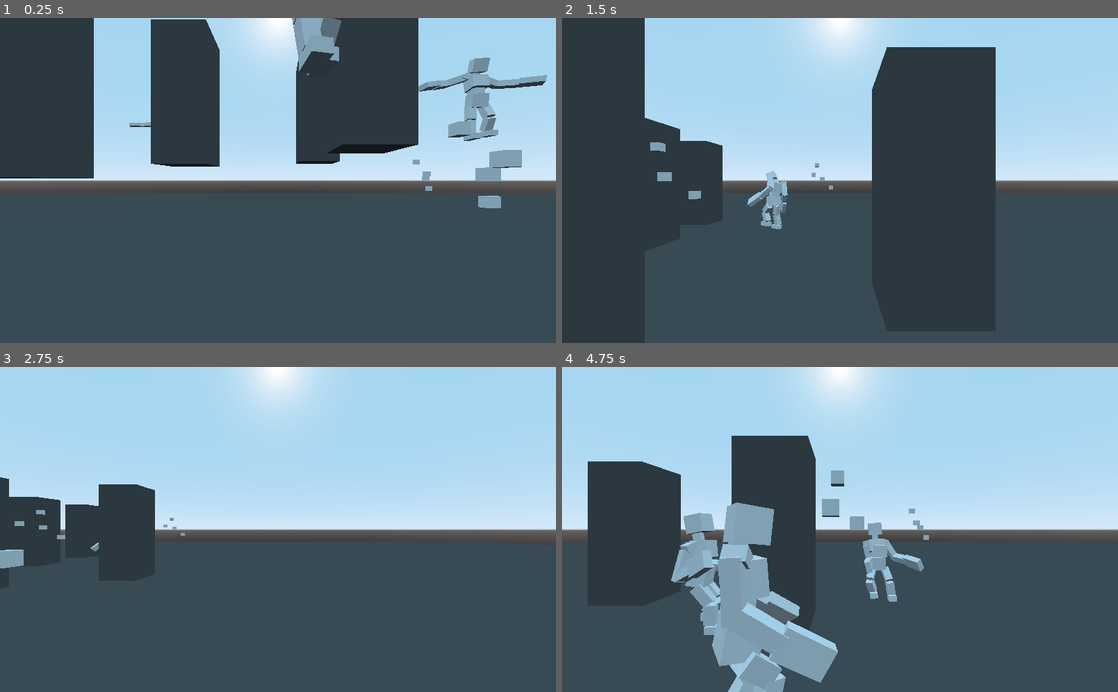
Above: before the commit, frames 1-4 (two rows, left to right).
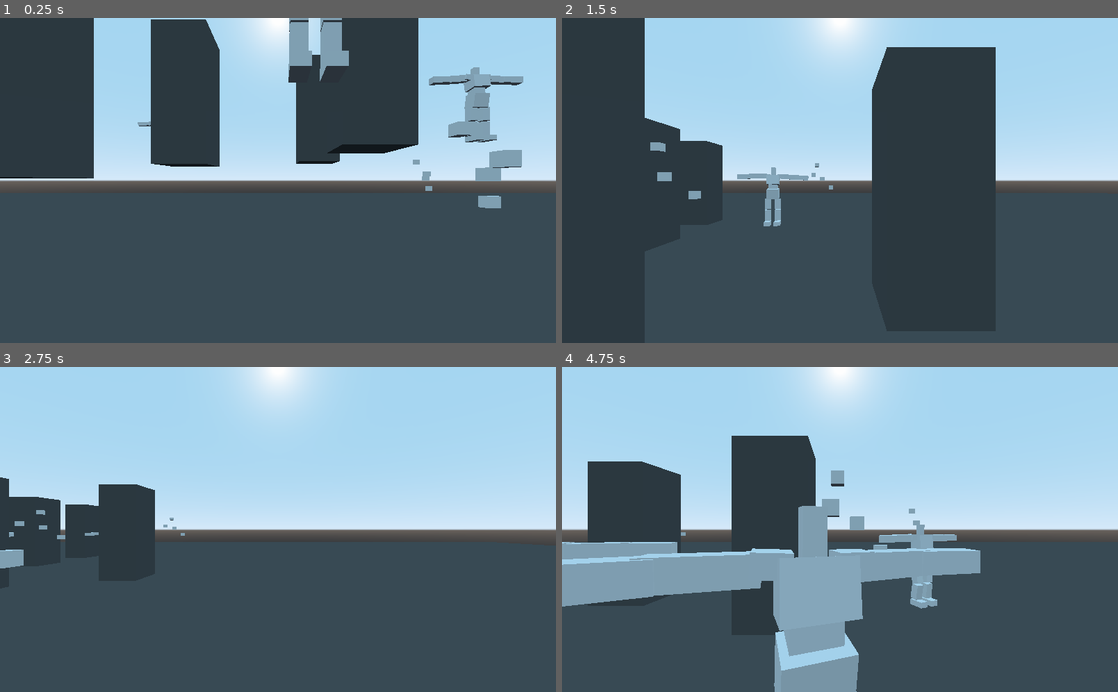
Above: after the commit, the same moments.

Repository: Schonn/GodotActiveRagdoll
Game: Godot game, scene res://Environments/BaseWorld.tscn
Same seed, same stepped clock (60 frames per second), same inputs: the game is played once before the commit and once after it.
Inputs (mouse positions are in pixels of both pictures, inside the frame that each line leads up to):
- Up to frame 1 (0.25 s): no input
- Up to frame 2 (1.5 s): move the mouse to (962, 164) at 0.52 s; hold D (gred_straferight) 0.53-1.28 s; hold Right mouse button (gred_playerpickup) 0.53-1.28 s; move the mouse to (728, 196) at 1.27 s; hold S (gred_backwards) from 1.28 s (still down); click (728, 196) at 1.35 s
- Up to frame 3 (2.75 s): move the mouse to (333, 458) at 2.02 s; release S (gred_backwards) at 2.03 s; hold D (gred_straferight) from 2.03 s (still down); hold Right mouse button (gred_playerpickup) from 2.03 s (still down)
- Up to frame 4 (4.75 s): move the mouse to (812, 594) at 2.77 s; release D (gred_straferight) at 2.78 s; release Right mouse button (gred_playerpickup) at 2.78 s; hold W (gred_forwards) 2.78-3.53 s; click (812, 594) at 2.85 s; move the mouse to (1006, 578) at 3.52 s; hold Right mouse button (gred_playerpickup) 3.53-4.28 s; hold A (gred_strafeleft) from 3.53 s (still down); move the mouse to (673, 480) at 4.27 s; click (673, 480) at 4.35 s

The runs differ from the first frame. In frame 1, 2.0% of the frame differs, in the area x 23-99%, y 0-39%; in frame 2, 0.6%; in frame 3, less than 0.1%; in frame 4, 19%, in the area x 0-76%, y 41-100%.
Error in both runs: Invalid call to function 'project_position' in base 'Camera'. Expected 2 arguments. (res://Objects/Characters/Player/Player.gd:37)

Commit message:
visibility distance and mesh swap features

Diff:
--- a/charactersim/Environments/BaseWorld.gd
+++ b/charactersim/Environments/BaseWorld.gd
@@ -242,54 +242,64 @@
 	swappingPart.set_meta("currentDisplayedMesh",newVisibleMesh)
 
 #animate mesh changes using mesh visibility
-func _animateMeshSwap(meshCollectionNodeName,swappingPart,isAttachingMesh,meshSwapType,emotionValue):
-	if(swappingPart.has_node(meshCollectionNodeName)): #different mesh collections can be used as 'skins' based on context
-		var meshCollectionNode = swappingPart.get_node(meshCollectionNodeName) #node containing specifically labeled mesh nodes
-		if(meshCollectionNode.get_children() != []): #if there are meshes there
-			if not (swappingPart.has_meta("currentDisplayedMesh")): #make attachments last a finite time
+func _animateMeshSwap(swappingPart,isAttachingMesh,meshSwapType,emotionValue,specificMeshObject):
+	var meshCollectionNode = swappingPart
+	if(meshCollectionNode.get_children() != []): #if there are meshes there
+		if not (swappingPart.has_meta("currentDisplayedMesh")): #make attachments last a finite time
+			for meshToHide in meshCollectionNode.get_children():
+				meshToHide.set_visible(false)
+			swappingPart.set_meta("currentDisplayedMesh",meshCollectionNode.get_children()[0])
+		if(meshSwapType == "expressiveMesh"): #meshes which change according to emotion value
+			if(meshCollectionNode.has_node("mesh_emotion" + str(emotionValue))):
+				self._meshVisibilitySwap(swappingPart,meshCollectionNode.get_node("mesh_emotion" + str(emotionValue)))
+		if(meshSwapType == "expressiveMeshBlinking"): #meshes which change according to emotion value and randomly 'blink'
+			var swapMeshName = "mesh_emotion" + str(emotionValue) #include blinking
+			if not (swappingPart.has_meta("meshBlinkDelayTime") and swappingPart.has_meta("meshBlinkOnTime")):
+				swappingPart.set_meta("meshBlinkDelayTime",500) #set up blink meta values if not already set up
+				swappingPart.set_meta("meshBlinkOnTime",10)
+			if(swappingPart.get_meta("meshBlinkDelayTime") == 0): #if the delay has passed between blinks, switch mesh to blinking version
+				swapMeshName = "mesh_emotion" + str(emotionValue) + "_blink"
+				if(swappingPart.get_meta("meshBlinkOnTime") == 0): #if the delay for keeping the blink on has passed, return to non blinking and start timers again
+					swapMeshName = "mesh_emotion" + str(emotionValue)
+					swappingPart.set_meta("meshBlinkDelayTime",int(rand_range(10,500)))
+					swappingPart.set_meta("meshBlinkOnTime",int(rand_range(5,10)))
+				else: #decrement blinking on timer
+					swappingPart.set_meta("meshBlinkOnTime",swappingPart.get_meta("meshBlinkOnTime")-1)
+			else: #decrement time between blinks timer
+				swappingPart.set_meta("meshBlinkDelayTime",swappingPart.get_meta("meshBlinkDelayTime")-1)
+			if(meshCollectionNode.has_node(swapMeshName)):  #apply chosen mesh, blinking or unblinking
+				self._meshVisibilitySwap(swappingPart,meshCollectionNode.get_node(swapMeshName))
+		elif(meshSwapType == "randomInitialMesh"):
+			if not (swappingPart.has_meta("isInitialMeshChosen")):
+				swappingPart.set_meta("isInitialMeshChosen",false)
+			if(swappingPart.get_meta("isInitialMeshChosen") == false):
 				for meshToHide in meshCollectionNode.get_children():
 					meshToHide.set_visible(false)
-				swappingPart.set_meta("currentDisplayedMesh",meshCollectionNode.get_children()[0])
-			if(meshSwapType == "expressiveMesh"): #meshes which change according to emotion value
-				if(meshCollectionNode.has_node("mesh_emotion" + str(emotionValue))):
-					self._meshVisibilitySwap(swappingPart,meshCollectionNode.get_node("mesh_emotion" + str(emotionValue)))
-			if(meshSwapType == "expressiveMeshBlinking"): #meshes which change according to emotion value and randomly 'blink'
-				var swapMeshName = "mesh_emotion" + str(emotionValue) #include blinking
-				if not (swappingPart.has_meta("meshBlinkDelayTime") and swappingPart.has_meta("meshBlinkOnTime")):
-					swappingPart.set_meta("meshBlinkDelayTime",500) #set up blink meta values if not already set up
-					swappingPart.set_meta("meshBlinkOnTime",10)
-				if(swappingPart.get_meta("meshBlinkDelayTime") == 0): #if the delay has passed between blinks, switch mesh to blinking version
-					swapMeshName = "mesh_emotion" + str(emotionValue) + "_blink"
-					if(swappingPart.get_meta("meshBlinkOnTime") == 0): #if the delay for keeping the blink on has passed, return to non blinking and start timers again
-						swapMeshName = "mesh_emotion" + str(emotionValue)
-						swappingPart.set_meta("meshBlinkDelayTime",int(rand_range(10,500)))
-						swappingPart.set_meta("meshBlinkOnTime",int(rand_range(5,10)))
-					else: #decrement blinking on timer
-						swappingPart.set_meta("meshBlinkOnTime",swappingPart.get_meta("meshBlinkOnTime")-1)
-				else: #decrement time between blinks timer
-					swappingPart.set_meta("meshBlinkDelayTime",swappingPart.get_meta("meshBlinkDelayTime")-1)
-				if(meshCollectionNode.has_node(swapMeshName)):  #apply chosen mesh, blinking or unblinking
-					self._meshVisibilitySwap(swappingPart,meshCollectionNode.get_node(swapMeshName))
-			elif(meshSwapType == "randomInitialMesh"):
-				if not (swappingPart.has_meta("isInitialMeshChosen")):
-					swappingPart.set_meta("isInitialMeshChosen",false)
-				if(swappingPart.get_meta("isInitialMeshChosen") == false):
+				var pickedRandomMesh = meshCollectionNode.get_children()[randi() % meshCollectionNode.get_children().size()]
+				self._meshVisibilitySwap(swappingPart,pickedRandomMesh)
+				swappingPart.set_meta("isInitialMeshChosen",true)
+		elif(meshSwapType == "specificMesh"): #switch to a specific mesh
+			if not (swappingPart.has_meta("specificMeshName")):
+				swappingPart.set_meta("specificMeshName","NONE")
+			if(specificMeshObject != null):
+				if(swappingPart.get_meta("specificMeshName") != specificMeshObject.name):
 					for meshToHide in meshCollectionNode.get_children():
-						meshToHide.set_visible(false)
-					var pickedRandomMesh = meshCollectionNode.get_children()[randi() % meshCollectionNode.get_children().size()]
-					self._meshVisibilitySwap(swappingPart,pickedRandomMesh)
-					swappingPart.set_meta("isInitialMeshChosen",true)
-			#swap to an attached mesh when the mesh attaches to something,
-			#overrides other mesh swaps when enabled
-			if(isAttachingMesh == true):
-				if not (swappingPart.has_meta("isAttached")):
-					swappingPart.set_meta("isAttached",false)
-				if(swappingPart.get_meta("isAttached") == true):
-					if(meshCollectionNode.has_node("mesh_attached")):
-						self._meshVisibilitySwap(swappingPart,meshCollectionNode.get_node("mesh_attached"))
-				elif(meshSwapType == "attachMesh"): #if the mesh swap is for attach only, revert to neutral pose when not attached
-					if(meshCollectionNode.has_node("mesh_unattached")):
-						self._meshVisibilitySwap(swappingPart,meshCollectionNode.get_node("mesh_unattached"))
+						if(meshToHide.name == specificMeshObject.name):
+							meshToHide.set_visible(true)
+						else:
+							meshToHide.set_visible(false)
+					swappingPart.set_meta("specificMeshName",specificMeshObject.name)
+		#swap to an attached mesh when the mesh attaches to something,
+		#overrides other mesh swaps when enabled
+		if(isAttachingMesh == true):
+			if not (swappingPart.get_parent().has_meta("isAttached")):
+				swappingPart.get_parent().set_meta("isAttached",false)
+			if(swappingPart.get_parent().get_meta("isAttached") == true):
+				if(meshCollectionNode.has_node("mesh_attached")):
+					self._meshVisibilitySwap(swappingPart,meshCollectionNode.get_node("mesh_attached"))
+			elif(meshSwapType == "attachMesh"): #if the mesh swap is for attach only, revert to neutral pose when not attached
+				if(meshCollectionNode.has_node("mesh_unattached")):
+					self._meshVisibilitySwap(swappingPart,meshCollectionNode.get_node("mesh_unattached"))
 
 
 #get an action suitable for the a specific character state
@@ -341,37 +351,40 @@
 func _physics_process(delta):
 	#object for performing comparisons
 	var currentCompareObject = self.get_children()[sceneScanIterate]
+
 	#second scan to compare scene objects
 	var randomSceneRangeMax = int(rand_range(1,50))
 	if(randomSceneRangeMax > len(self.get_children())):
 			randomSceneRangeMax = len(self.get_children())
 	for sceneObjectNumber in range(0,randomSceneRangeMax):
 		var currentObject = self.get_children()[sceneObjectNumber]
-		#set a focus on a new object if the focus time for an old object has run out
-		if("focusTarget" in currentObject and "focusTime" in currentObject):
-			#if the current focus object has been looked at enough, it isnt the self object and it has some inner parts to focus on, focus on it
-			if(currentObject.focusTime <= 0 and currentCompareObject != currentObject and "focusPartList" in currentCompareObject and "obstacleArea" in currentCompareObject):
-				currentObject.focusTarget = currentCompareObject
-				currentObject.focusTime = int(rand_range(currentObject.focusTimeMax*0.3,currentObject.focusTimeMax))
-				print("switched " + currentObject.name + " focus to " + currentObject.focusTarget.name)
-				currentObject.focusSubTime = -1 #switching focus needs to reset the sub focus
+		#set a focus on a new object if the focus time for an old object has run out and the object is close enough
+		if("targetDistanceLimit" in currentObject and "targetDistanceReference" in currentObject):
+			if(self._getDistance(currentCompareObject,currentObject.targetDistanceReference) < currentObject.targetDistanceLimit):
+				if("focusTarget" in currentObject and "focusTime" in currentObject):
+					#if the current focus object has been looked at enough, it isnt the self object and it has some inner parts to focus on, focus on it
+					if(currentObject.focusTime <= 0 and currentCompareObject != currentObject and "focusPartList" in currentCompareObject and "obstacleArea" in currentCompareObject):
+						currentObject.focusTarget = currentCompareObject
+						currentObject.focusTime = int(rand_range(currentObject.focusTimeMax*0.3,currentObject.focusTimeMax))
+						print("switched " + currentObject.name + " focus to " + currentObject.focusTarget.name)
+						currentObject.focusSubTime = -1 #switching focus needs to reset the sub focus
+					else:
+						currentObject.focusTime -= 1
+		#change emotion value depending on target object
+		if("emotionValue" in currentObject and "traitPerceptions" in currentObject and currentObject.focusTarget != null and "emotionChangeCounter" in currentObject and "emotionCounterMax" in currentObject):
+			if(currentObject.emotionChangeCounter == 0):
+				if("characterTraits" in currentObject.focusTarget):
+					var newEmotionValue = 3
+					for otherCharacterTrait in currentObject.focusTarget.characterTraits:
+						#multiply the amount by which the other character has a certain trait
+						#by the amount by which this character likes or dislikes that trait
+						#and add it (or subtract it if negative) to the emotion value which defaults at 3 (neutral)
+						newEmotionValue = newEmotionValue + (currentObject.traitPerceptions[otherCharacterTrait[0]] * otherCharacterTrait[1])
+					currentObject.emotionValue = clamp(round(newEmotionValue),0,6) #round value
+					print(currentObject.name + " changed emotion to " + str(currentObject.emotionValue) + " because of seeing " + currentObject.focusTarget.name)
+				currentObject.emotionChangeCounter = currentObject.emotionCounterMax
 			else:
-				currentObject.focusTime -= 1
-			#change emotion value depending on target object
-			if("emotionValue" in currentObject and "traitPerceptions" in currentObject and currentObject.focusTarget != null and "emotionChangeCounter" in currentObject and "emotionCounterMax" in currentObject):
-				if(currentObject.emotionChangeCounter == 0):
-					if("characterTraits" in currentObject.focusTarget):
-						var newEmotionValue = 3
-						for otherCharacterTrait in currentObject.focusTarget.characterTraits:
-							#multiply the amount by which the other character has a certain trait
-							#by the amount by which this character likes or dislikes that trait
-							#and add it (or subtract it if negative) to the emotion value which defaults at 3 (neutral)
-							newEmotionValue = newEmotionValue + (currentObject.traitPerceptions[otherCharacterTrait[0]] * otherCharacterTrait[1])
-						currentObject.emotionValue = clamp(round(newEmotionValue),0,6) #round value
-						print(currentObject.name + " changed emotion to " + str(currentObject.emotionValue) + " because of seeing " + currentObject.focusTarget.name)
-					currentObject.emotionChangeCounter = currentObject.emotionCounterMax
-				else:
-					currentObject.emotionChangeCounter -= 1
+				currentObject.emotionChangeCounter -= 1
 		if("focusSubTarget" in currentObject and "focusSubTime" in currentObject):
 			#quickly change between sub focus objects
 			if(currentObject.focusTarget != null):
@@ -584,39 +597,47 @@
 				if(movingPart.has_meta("meshSwapType")):
 					#swap mesh in response to an attachment
 					if(movingPart.get_meta("meshSwapType") == "attachSwap"):
-						self._animateMeshSwap(movingPart.get_meta("meshCollectionName"),
-												movingPart,
+						self._animateMeshSwap(movingPart,
 												true,
 												"attachMesh",
-												currentObject.emotionValue)
+												currentObject.emotionValue,
+												null)
 					#mesh swap for emotion numbers which falls back to attach swap when attached
 					elif(movingPart.get_meta("meshSwapType") == "expressiveSwapWithAttach"):
-						self._animateMeshSwap(movingPart.get_meta("meshCollectionName"),
-												movingPart,
+						self._animateMeshSwap(movingPart,
 												true,
 												"expressiveMesh",
-												currentObject.emotionValue)
+												currentObject.emotionValue,
+												null)
 					#mesh swap for emotion numbers
 					elif(movingPart.get_meta("meshSwapType") == "expressiveSwap"):
-						self._animateMeshSwap(movingPart.get_meta("meshCollectionName"),
-												movingPart,
+						self._animateMeshSwap(movingPart,
 												false,
 												"expressiveMesh",
-												currentObject.emotionValue)
+												currentObject.emotionValue,
+												null)
 					#mesh swap for emotion numbers with blink
 					elif(movingPart.get_meta("meshSwapType") == "expressiveSwapBlink"):
-						self._animateMeshSwap(movingPart.get_meta("meshCollectionName"),
-												movingPart,
+						self._animateMeshSwap(movingPart,
 												false,
 												"expressiveMeshBlinking",
-												currentObject.emotionValue)
+												currentObject.emotionValue,
+												null)
 					#mesh swap for picking a random initial mesh once only
 					elif(movingPart.get_meta("meshSwapType") == "randomInitialSwap"):
-						self._animateMeshSwap(movingPart.get_meta("meshCollectionName"),
-												movingPart,
+						self._animateMeshSwap(movingPart,
 												false,
 												"randomInitialMesh",
-												currentObject.emotionValue)
+												currentObject.emotionValue,
+												null)
+
+					#mesh swap for picking a specific mesh
+					elif(movingPart.get_meta("meshSwapType") == "specificMesh"):
+						self._animateMeshSwap(movingPart,
+												false,
+												"specificMesh",
+												currentObject.emotionValue,
+												movingPart.get_meta("specificMeshObject"))
 
 
 		self.sceneScanIterateCompare = self._iterateScanner(self.sceneScanIterateCompare,len(self.get_children())-1)
